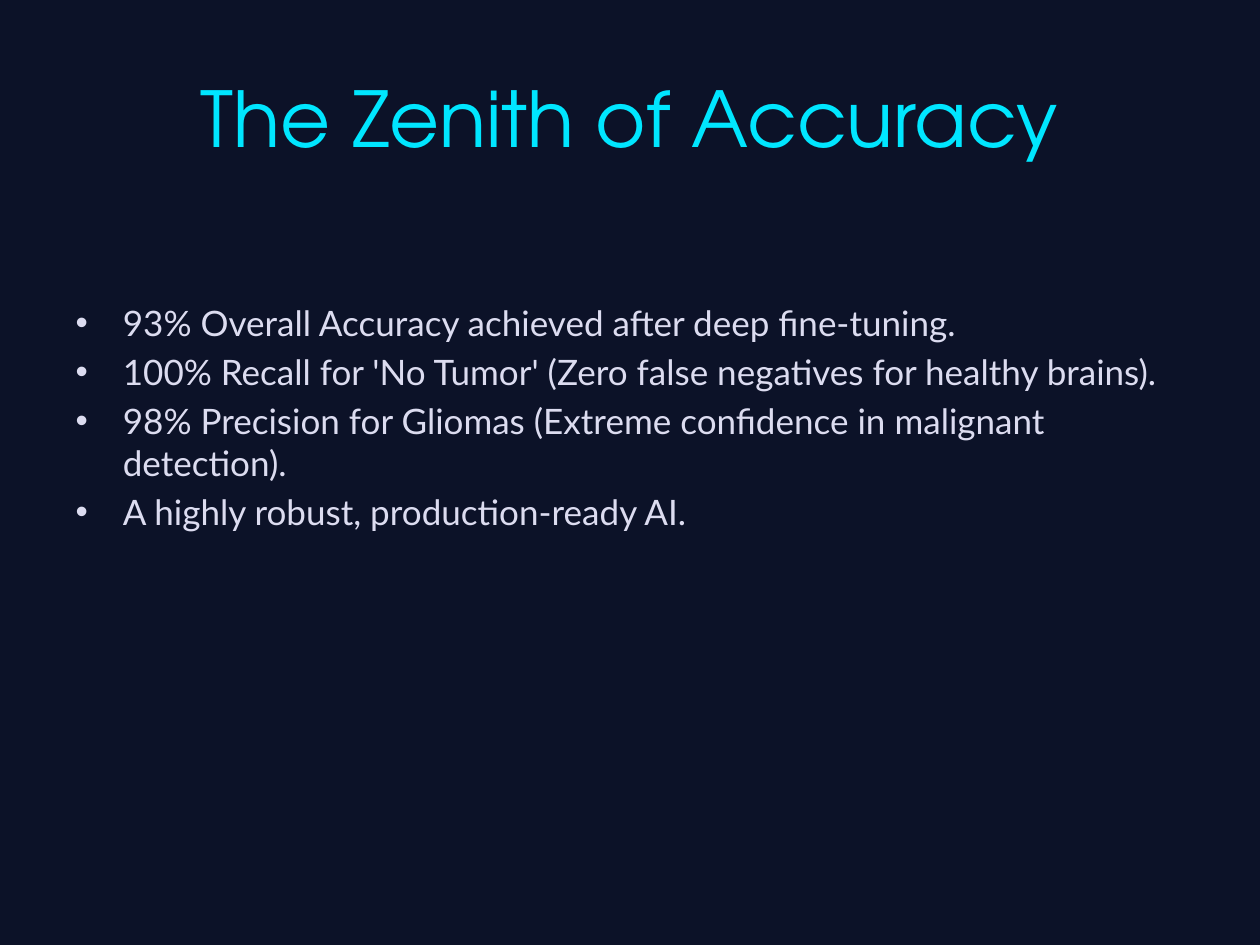
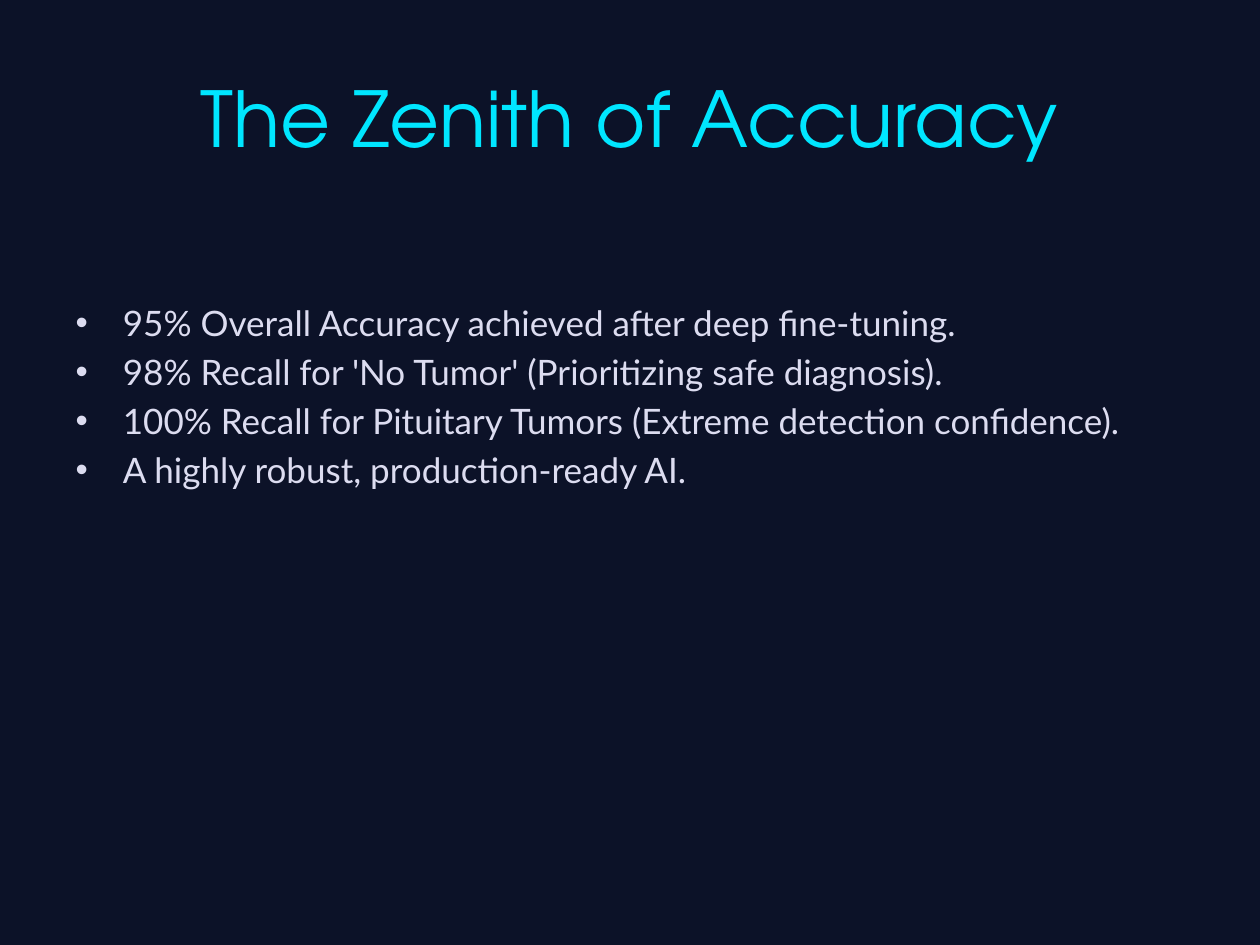
Before and after one commit to adoreashu/Brain-Tumor-Detection, a slide deck: slide 5 of Sci_Fi_Brain_Tumor_Presentation.pptx. Drawn at 1260x945 pixels with LibreOffice and Linux fonts; fonts in the diff are those of the drawing. Boxes give left, top, right and bottom in pixels: in the first picture for what was removed or moved away, otherwise in the second. Text is boxed around its words. In the diff, an @@ line names an element or a change of style, - is before the commit and + after.

```diff
--- a/Sci_Fi_Brain_Tumor_Presentation.pptx
+++ b/Sci_Fi_Brain_Tumor_Presentation.pptx
@@ text at (123, 310, 1119, 440): text changed @@
-• 93% Overall Accuracy achieved after deep fine-tuning.
-• 100% Recall for 'No Tumor' (Zero false negatives for healthy brains).
-• 98% Precision for Gliomas (Extreme confidence in malignant detection).
+• 95% Overall Accuracy achieved after deep fine-tuning.
+• 98% Recall for 'No Tumor' (Prioritizing safe diagnosis).
+• 100% Recall for Pituitary Tumors (Extreme detection confidence).
```
Also in this commit, not shown: 3 other slides changed, 6 other files.
